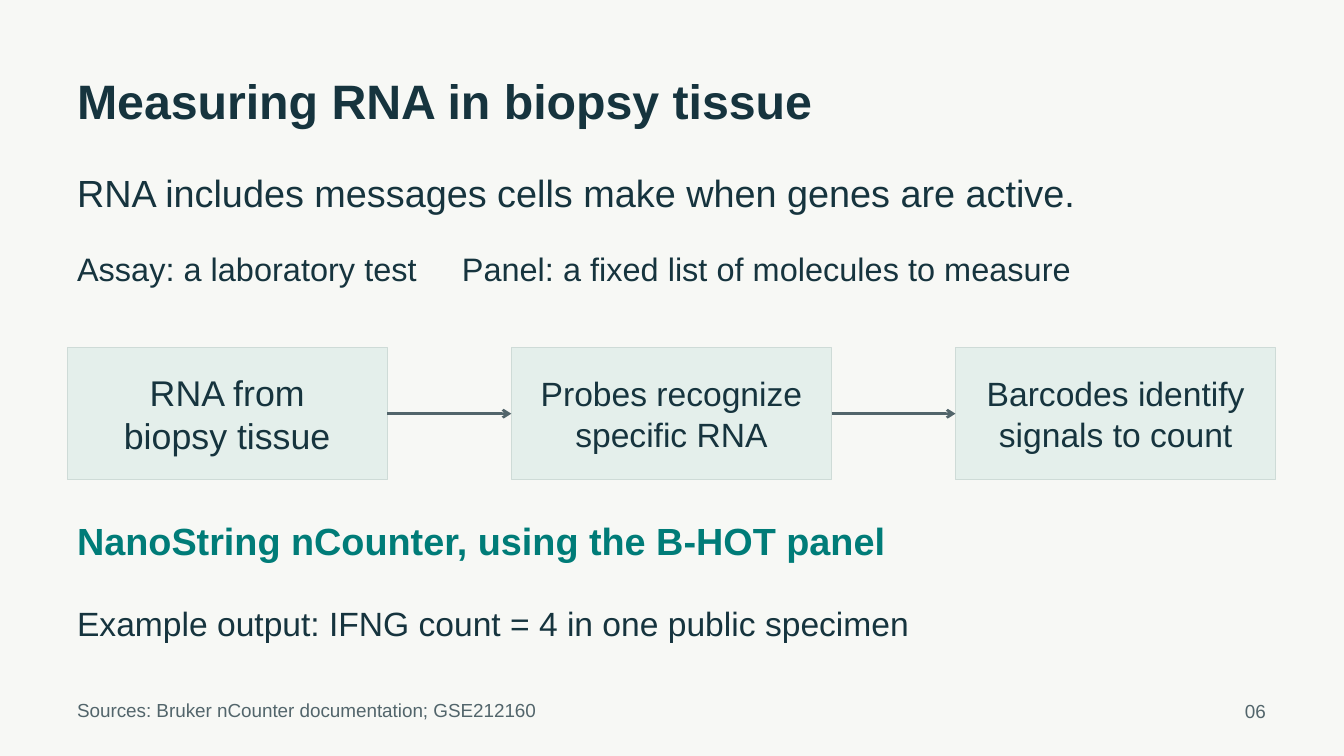
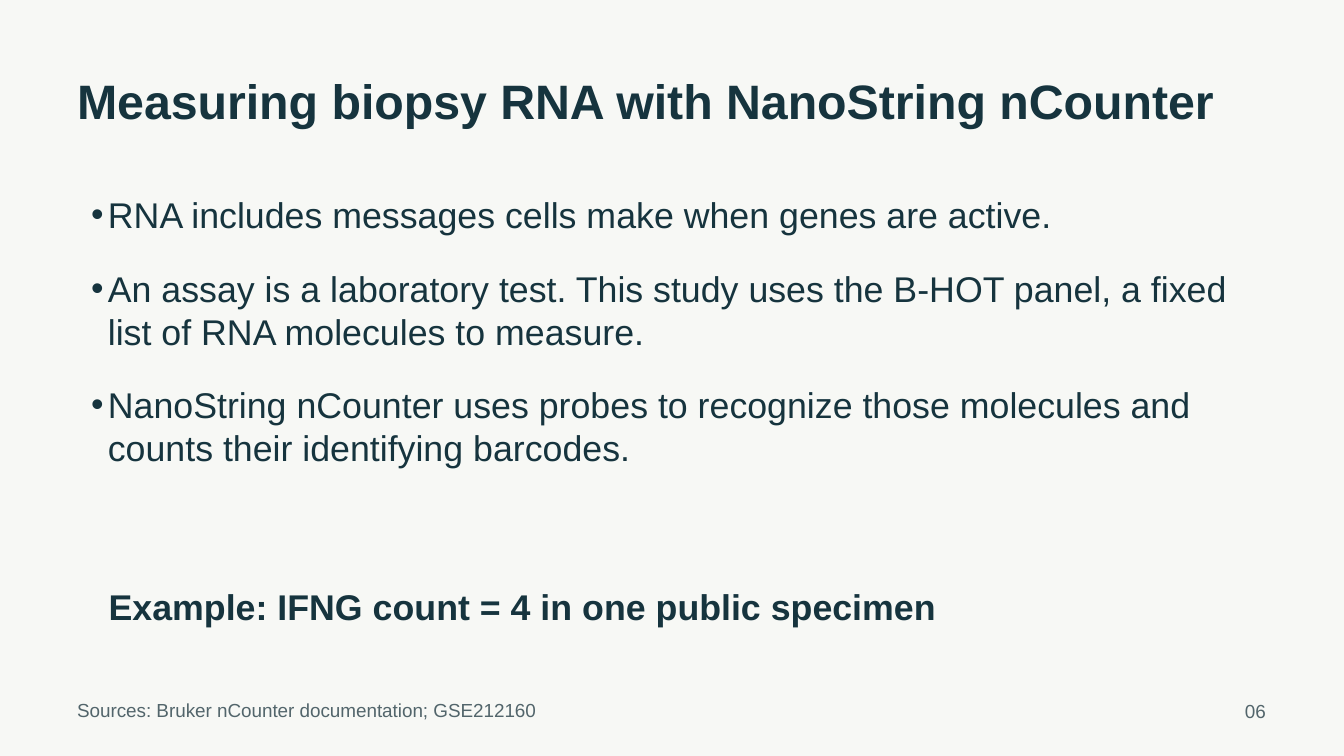
Before and after one commit to ca34525/Kidney-Biopsy-Rejection-Classifier, a slide deck: slide 6 of presentation/unos_kidney_biopsy.pptx. Drawn at 1344x756 pixels with LibreOffice and Linux fonts; fonts in the diff are those of the drawing. Boxes give left, top, right and bottom in pixels: in the first picture for what was removed or moved away, otherwise in the second. Text is boxed around its words. In the diff, an @@ line names an element or a change of style, - is before the commit and + after.

Commit message:
Refine presentation structure, wording, and speaking script

```diff
--- a/presentation/unos_kidney_biopsy.pptx
+++ b/presentation/unos_kidney_biopsy.pptx
@@ text at (77,84,1213,129): text changed @@
-Measuring RNA in biopsy tissue
+Measuring biopsy RNA with NanoString nCounter
@@ text "RNA includes messages cells make ...": place and size @@
-text "RNA includes messages cells make ..." at (77,179,1075,215)
+text "RNA includes messages cells make ..." at (108,202,1226,468)
@@ text "RNA includes messages cells make ..." at (108,202,1226,468): vertical alignment middle to top @@
@@ text at (108,202,1051,235): size 27 to 25.5 pt in "RNA includes messages cells make when genes ..."; bullet none to •; more space between paragraphs @@
@@ text removed at (77,257,1070,287) @@
-Assay: a laboratory test Panel: a fixed list of molecules to measure
@@ text at (108,276,1226,468): paragraphs added @@
+• An assay is a laboratory test. This study uses the B-HOT panel, a fixed list of RNA molecules to measure.
+• NanoString nCounter uses probes to recognize those molecules and counts their identifying barcodes.
@@ rectangle removed at (68,348,388,480) @@
-RNA from
-biopsy tissue
@@ rectangle removed at (511,348,832,480) @@
-Probes recognize
-specific RNA
@@ rectangle removed at (956,348,1276,480) @@
-Barcodes identify
-signals to count
@@ arrow removed from (387, 413) to (511, 413) @@
@@ arrow removed from (832, 413) to (956, 413) @@
@@ text removed at (77,527,885,562) @@
-NanoString nCounter, using the B-HOT panel
@@ text at (109,594,936,627): text changed; size 24 to 25.5 pt; bold on @@
-Example output: IFNG count = 4 in one public specimen
+Example: IFNG count = 4 in one public specimen
```
Also in this commit, not shown: 26 other slides changed, 40 other files.
